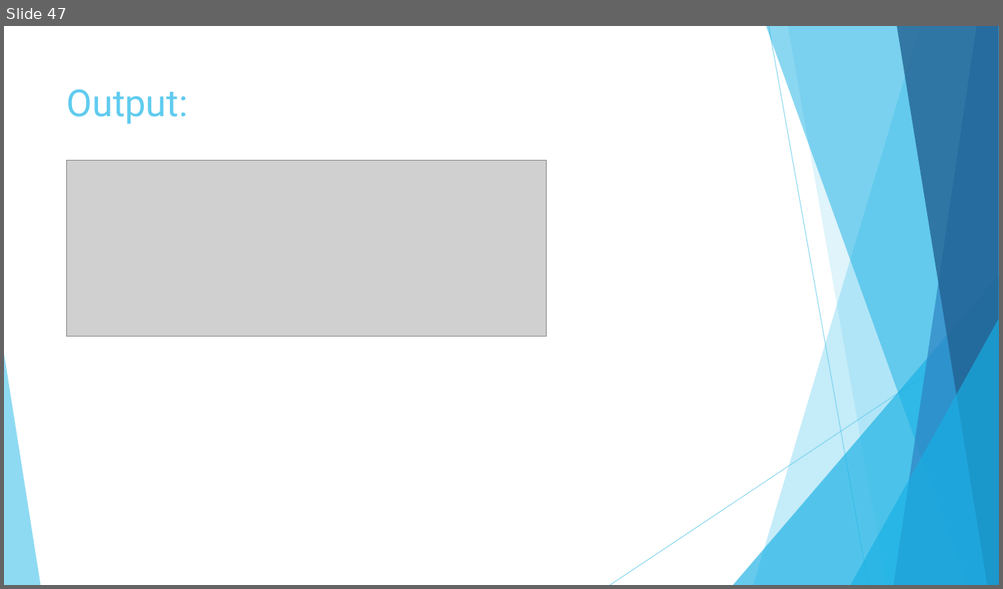
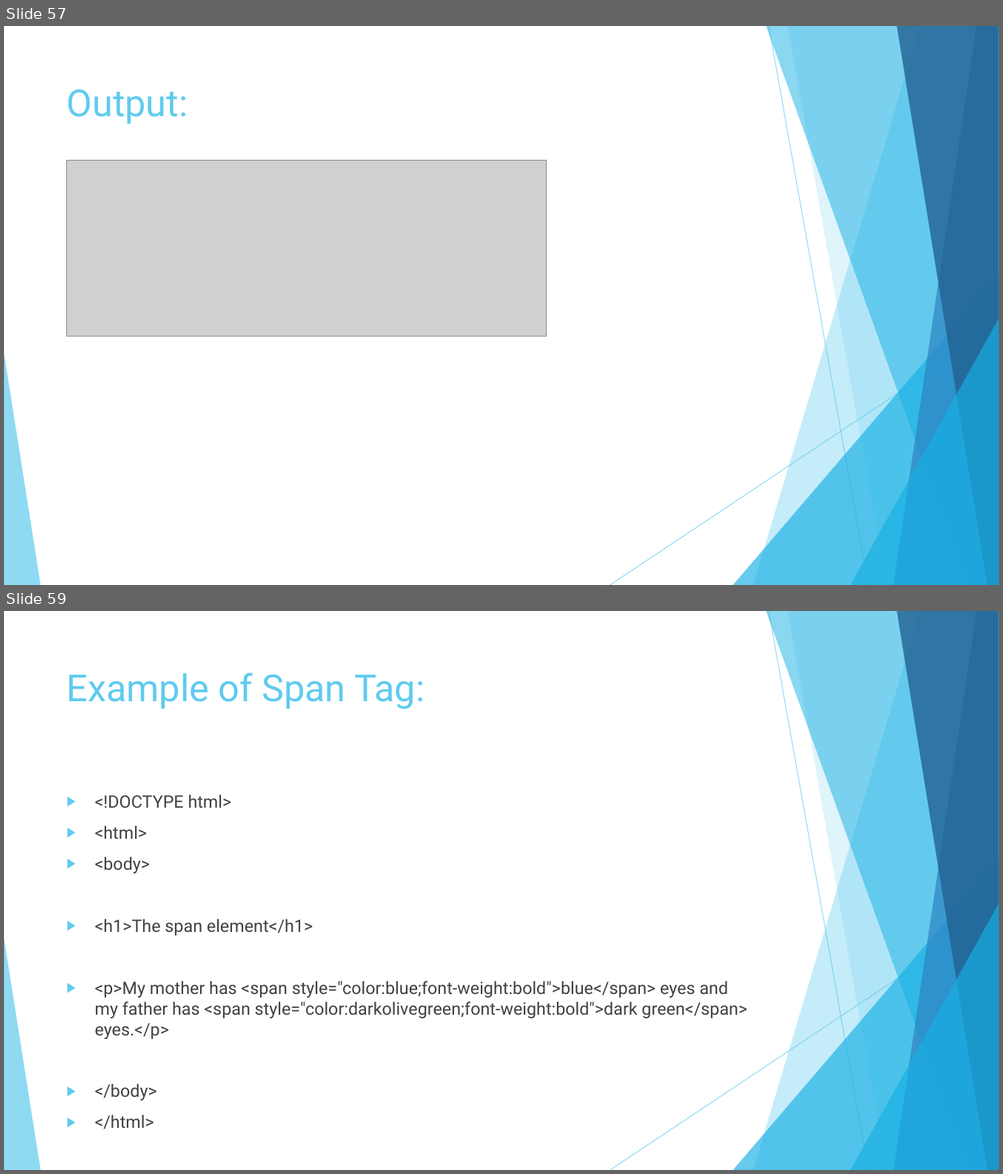
Before and after one commit to bhavikavasani/assignment_module1HTML, a slide deck: ASSIGNMENT.pptx. Shown one above the other, each under a label of ours: slide 47 before the commit, slides 57 and 59 after it; the slides between them are not shown. The pictures are 1003x589 and 1003x1174 pixels, drawn with LibreOffice and Linux fonts; fonts in the diff are those of the drawing; grey boxes stand for pictures. Boxes give left, top, right and bottom in pixels: in the first picture for what was removed or moved away, otherwise in the second. Text is boxed around its words. In the diff, an @@ line names an element or a change of style, - is before the commit and + after.

```diff
--- a/ASSIGNMENT.pptx
+++ b/ASSIGNMENT.pptx
@@ slide 59 added at (x1=4, y1=611, x2=999, y2=1170), background #FFFFFF; not listed: 10 template elements that a slide beside it also shows @@
@@ title added at (x1=67, y1=672, x2=424, y2=709), 36 pt, text #5FCBEF @@
+Example of Span Tag:
@@ text added at (x1=95, y1=795, x2=747, y2=1101), 16.6 pt, text #404040 @@
+▶ <!DOCTYPE html>
+▶ <html>
+▶ <body>
+▶ <h1>The span element</h1>
+▶ <p>My mother has <span style="color:blue;font-weight:bold">blue</span> eyes and my father has <span style="color:darkolivegreen;font-weight:bold">dark green</span> eyes.</p>
+▶ </body>
+▶ </html>
@@ what was slide 47 is now slide 57 @@
```
Also in this commit, not shown: 18 other slides added, 1 slide removed.
